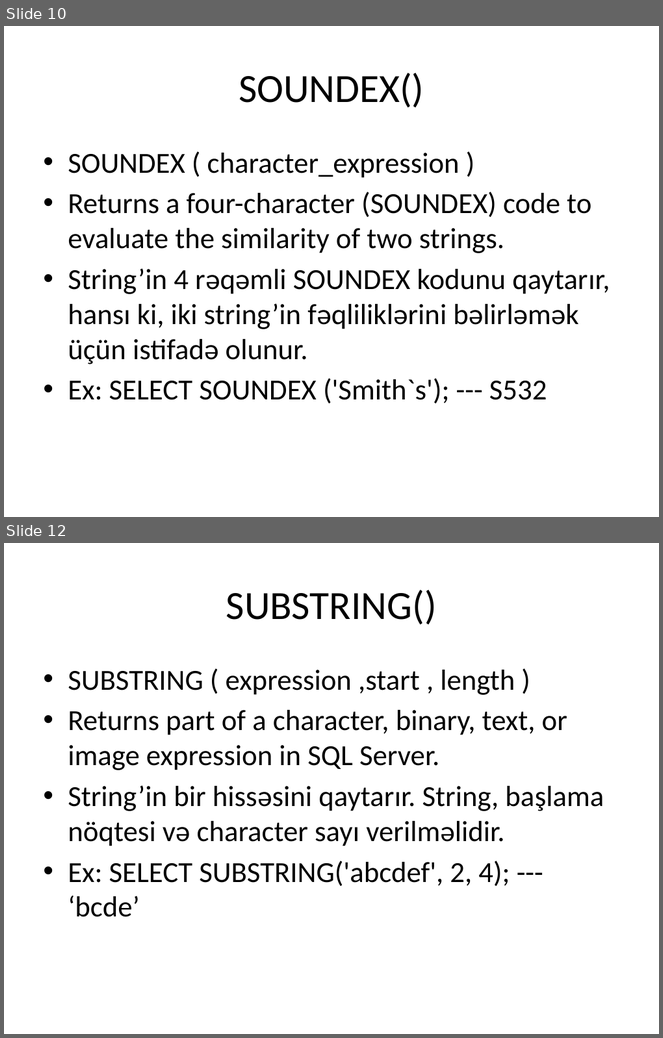
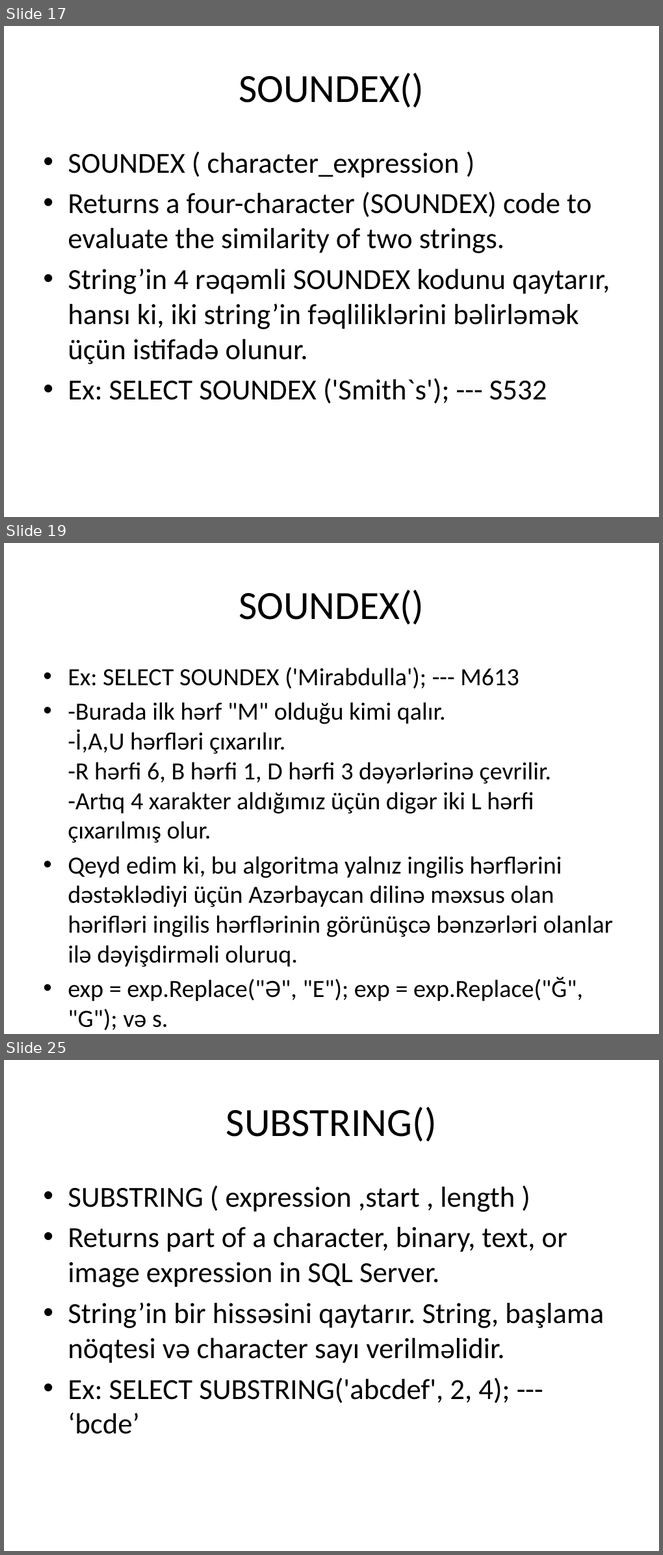
Before and after one commit to s-jamal/P202-25.04.2017, a slide deck: sql string functions.pptx. Shown one above the other, each under a label of ours: slides 10 and 12 before the commit, slides 17, 19 and 25 after it; the slides between them are not shown. The pictures are 663x1038 and 663x1555 pixels, drawn with LibreOffice and Linux fonts; fonts in the diff are those of the drawing. Boxes give left, top, right and bottom in pixels: in the first picture for what was removed or moved away, otherwise in the second. Text is boxed around its words. In the diff, an @@ line names an element or a change of style, - is before the commit and + after.

```diff
--- a/sql string functions.pptx
+++ b/sql string functions.pptx
@@ slide 19 added at (4, 543, 659, 1034), background #FFFFFF @@
@@ title added at (239, 590, 424, 625), 44 pt, text #000000 @@
+SOUNDEX()
@@ text added at (68, 667, 613, 1031), 27.2 pt, text #000000 @@
+• Ex: SELECT SOUNDEX ('Mirabdulla'); --- M613
+• -Burada ilk hərf "M" olduğu kimi qalır.
+  -İ,A,U hərfləri çıxarılır.
+  -R hərfi 6, B hərfi 1, D hərfi 3 dəyərlərinə çevrilir.
+  -Artıq 4 xarakter aldığımız üçün digər iki L hərfi çıxarılmış olur.
+• Qeyd edim ki, bu algoritma yalnız ingilis hərflərini dəstəklədiyi üçün Azərbaycan dilinə məxsus olan hərifləri ingilis hərflərinin görünüşcə bənzərləri olanlar ilə dəyişdirməli oluruq.
+• exp = exp.Replace("Ə", "E"); exp = exp.Replace("Ğ", "G"); və s.
@@ what was slide 10 is now slide 17 @@
@@ what was slide 12 is now slide 25 @@
```
Also in this commit, not shown: 3 slides changed, 12 other slides added, 1 other file.
